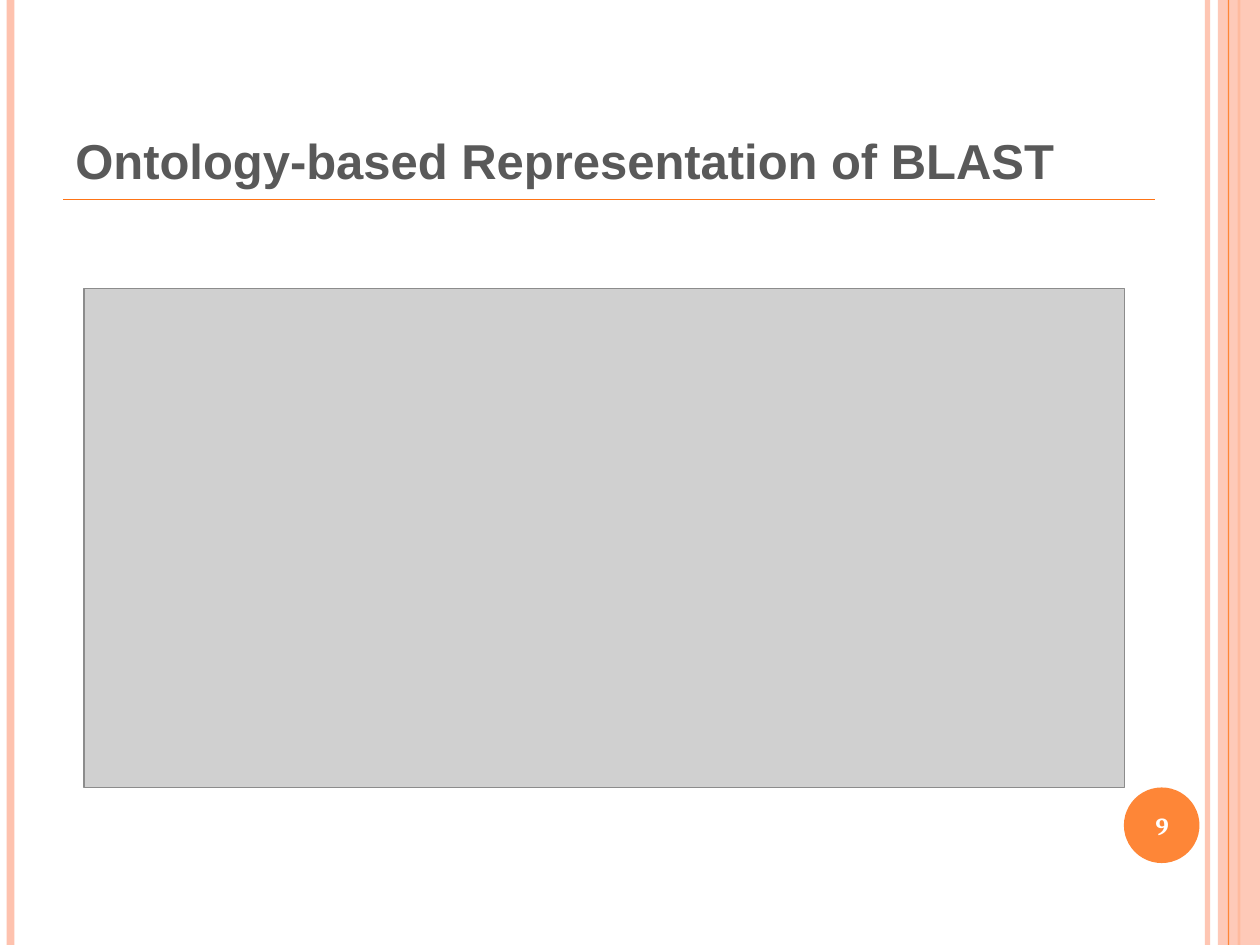
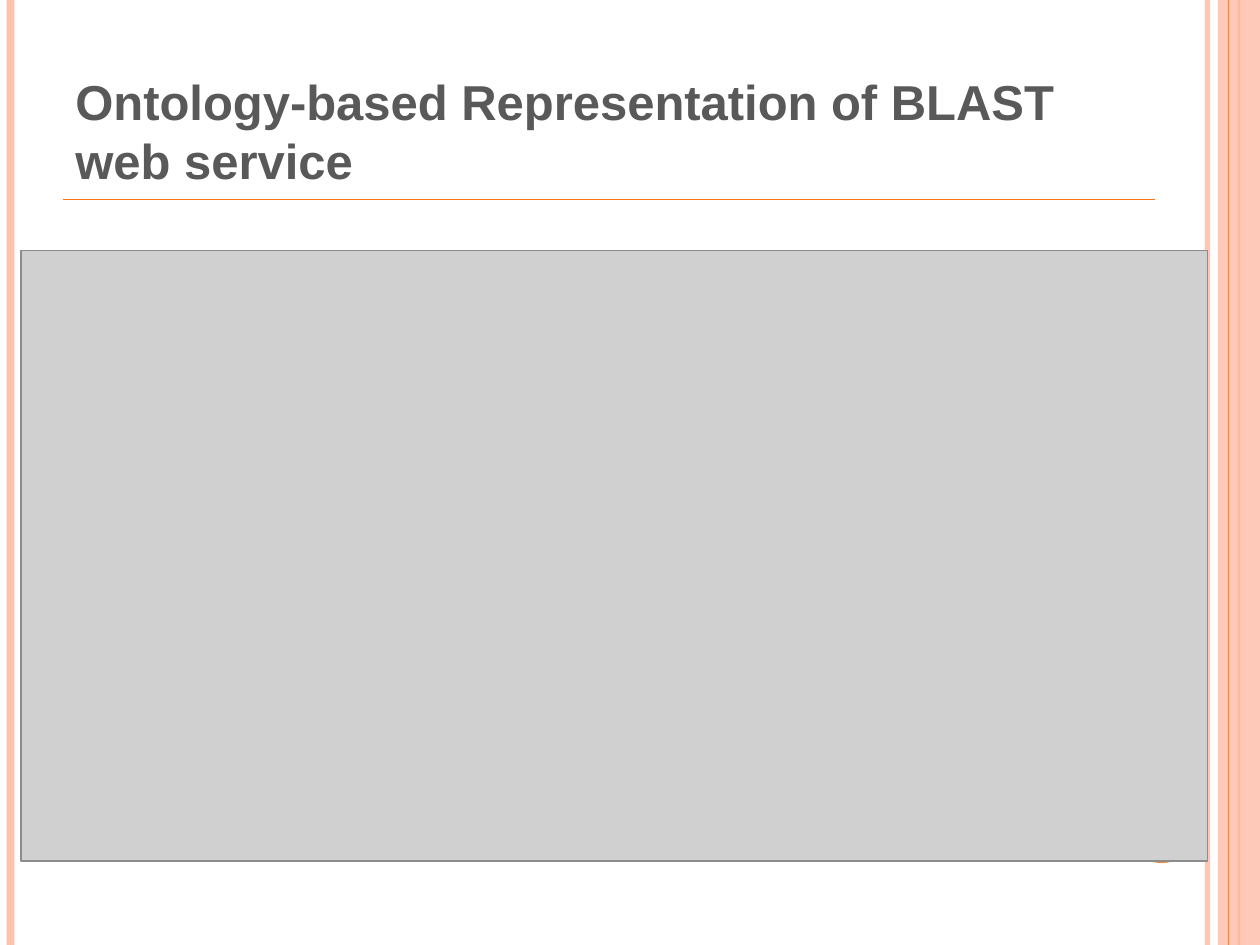
Before and after one commit to obi-ontology/obi-legacy-svn, a slide deck: slide 10 of trunk/docs/presentations/OBI workshop Oct 2011 Philly/WebService.pptx (slide 9 before the commit). Drawn at 1260x945 pixels with LibreOffice and Linux fonts; fonts in the diff are those of the drawing; grey boxes stand for pictures. Boxes give left, top, right and bottom in pixels: in the first picture for what was removed or moved away, otherwise in the second. Text is boxed around its words. In the diff, an @@ line names an element or a change of style, - is before the commit and + after.

Commit message:
Make some updates on the ontology-based models

```diff
--- a/trunk/docs/presentations/OBI workshop Oct 2011 Philly/WebService.pptx
+++ b/trunk/docs/presentations/OBI workshop Oct 2011 Philly/WebService.pptx
@@ title at bbox=[75, 84, 1054, 180]: text changed @@
-Ontology-based Representation of BLAST
+Ontology-based Representation of BLAST web service
@@ picture: place and size @@
-picture at bbox=[84, 289, 1125, 788]
+picture at bbox=[21, 251, 1208, 861]
@@ page number removed at bbox=[1156, 818, 1169, 835] @@
-9
```
Also in this commit, not shown: 2 other slides changed, 4 slides added.
